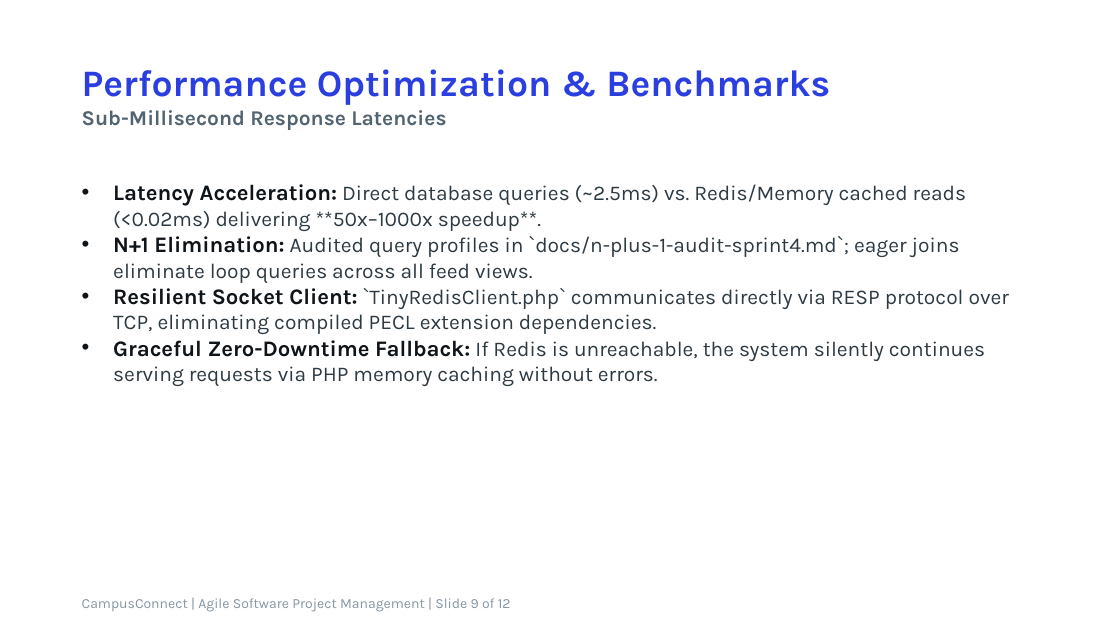
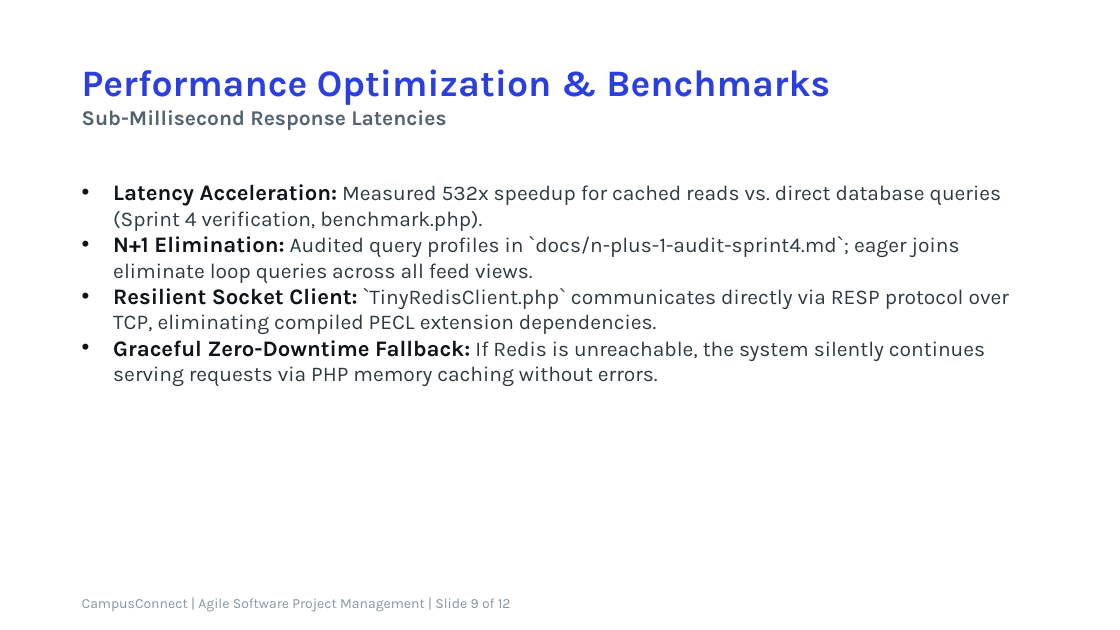
Before and after one commit to muddassir1935/ASPM-PROJECT-, a slide deck: slide 9 of AIR_Presentation.pptx. Drawn at 1120x630 pixels with LibreOffice and Linux fonts; fonts in the diff are those of the drawing. Boxes give left, top, right and bottom in pixels: in the first picture for what was removed or moved away, otherwise in the second. Text is boxed around its words. In the diff, an @@ line names an element or a change of style, - is before the commit and + after.

```diff
--- a/AIR_Presentation.pptx
+++ b/AIR_Presentation.pptx
@@ text at [113, 184, 1001, 231]: text changed @@
-• Latency Acceleration: Direct database queries (~2.5ms) vs. Redis/Memory cached reads (<0.02ms) delivering **50x–1000x speedup**.
+• Latency Acceleration: Measured 532x speedup for cached reads vs. direct database queries (Sprint 4 verification, benchmark.php).
```
Also in this commit, not shown: 5 other slides changed, 10 other files.
